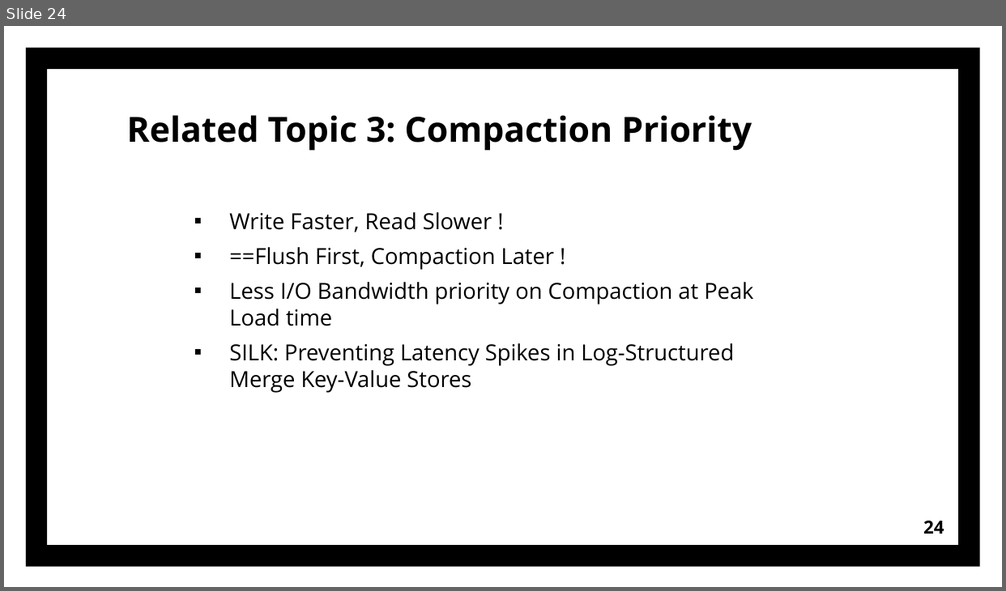
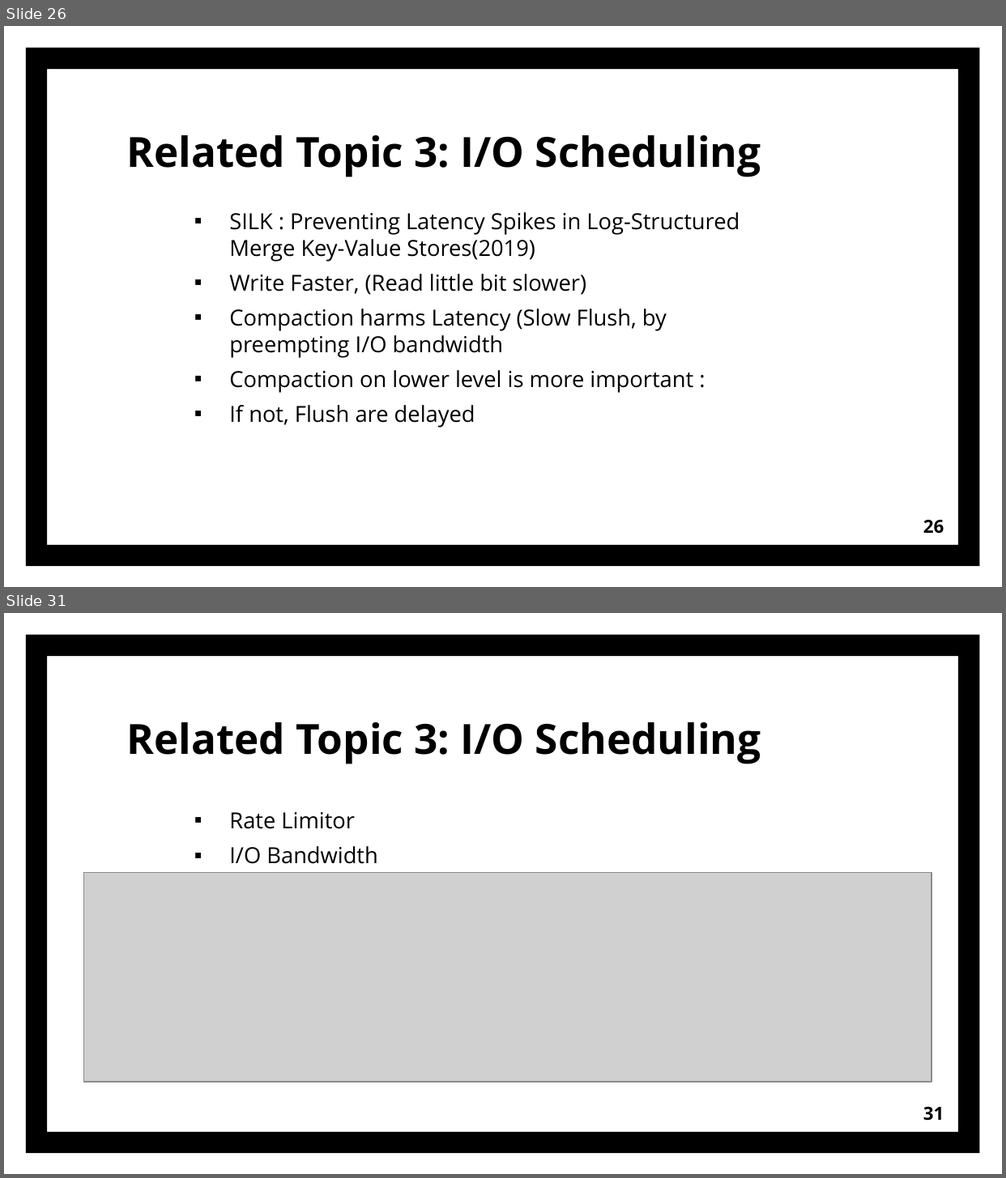
Before and after one commit to sg20180546/Presentation, a slide deck: Introduction_of_KV.pptx. Shown one above the other, each under a label of ours: slide 24 before the commit, slides 26 and 31 after it; the slides between them are not shown. The pictures are 1006x591 and 1006x1178 pixels, drawn with LibreOffice and Linux fonts; fonts in the diff are those of the drawing; grey boxes stand for pictures. Boxes give left, top, right and bottom in pixels: in the first picture for what was removed or moved away, otherwise in the second. Text is boxed around its words. In the diff, an @@ line names an element or a change of style, - is before the commit and + after.

Commit message:
silk add

```diff
--- a/Introduction_of_KV.pptx
+++ b/Introduction_of_KV.pptx
@@ slide 31 added at <box>4,613,1002,1174</box>, background #FFFFFF; not listed: 1 template element that a slide beside it also shows @@
@@ text added at <box>127,722,761,764</box>, 30 pt, text #000000, bold @@
+Related Topic 3: I/O Scheduling
@@ text added at <box>229,812,378,864</box>, 16 pt, text #000000 @@
+▪ Rate Limitor
+▪ I/O Bandwidth
+▪ User operation first
+▪ Limit I/O for Internal Operation : Ln Compaction (n>0)
@@ picture added at <box>84,872,931,1082</box> @@
@@ page number added at <box>923,1107,944,1121</box>, 13 pt, text #000000, bold @@
+31
@@ what was slide 24 is now slide 26 @@
@@ slide 26 changed as well @@
@@ text at <box>127,135,761,177</box>: text changed; size 25 to 30 pt @@
-Related Topic 3: Compaction Priority
+Related Topic 3: I/O Scheduling
@@ text at <box>229,212,739,428</box>: text changed @@
-▪ Write Faster, Read Slower !
-▪ ==Flush First, Compaction Later !
-▪ Less I/O Bandwidth priority on Compaction at Peak Load time
-▪ SILK: Preventing Latency Spikes in Log-Structured Merge Key-Value Stores
+▪ SILK : Preventing Latency Spikes in Log-Structured Merge Key-Value Stores(2019)
+▪ Write Faster, (Read little bit slower)
+▪ Compaction harms Latency (Slow Flush, by preempting I/O bandwidth
+▪ Compaction on lower level is more important :
+▪ If not, Flush are delayed
@@ page number at <box>923,520,944,534</box>: text changed @@
-24
+26
```
Also in this commit, not shown: 15 other slides changed, 8 other slides added.
